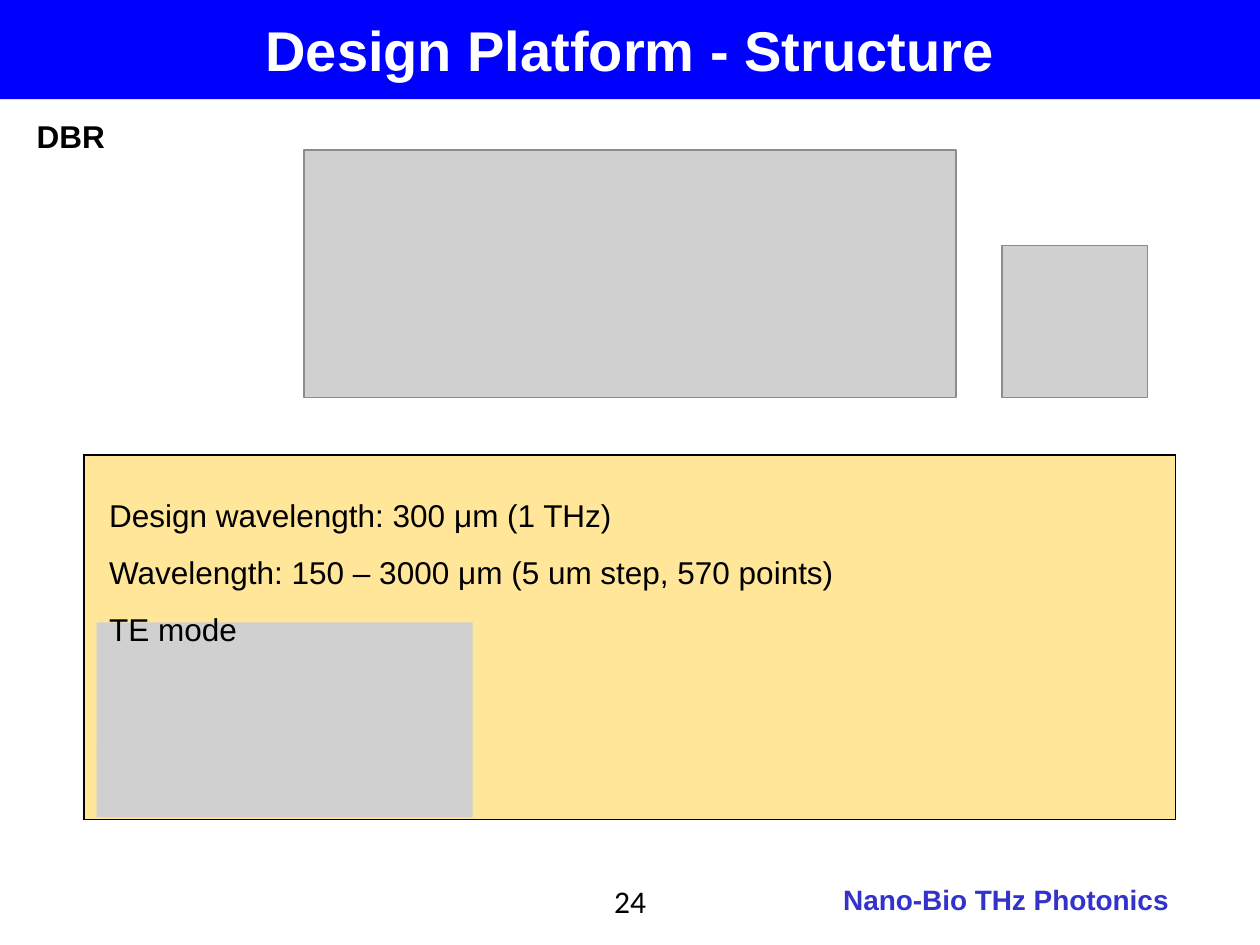
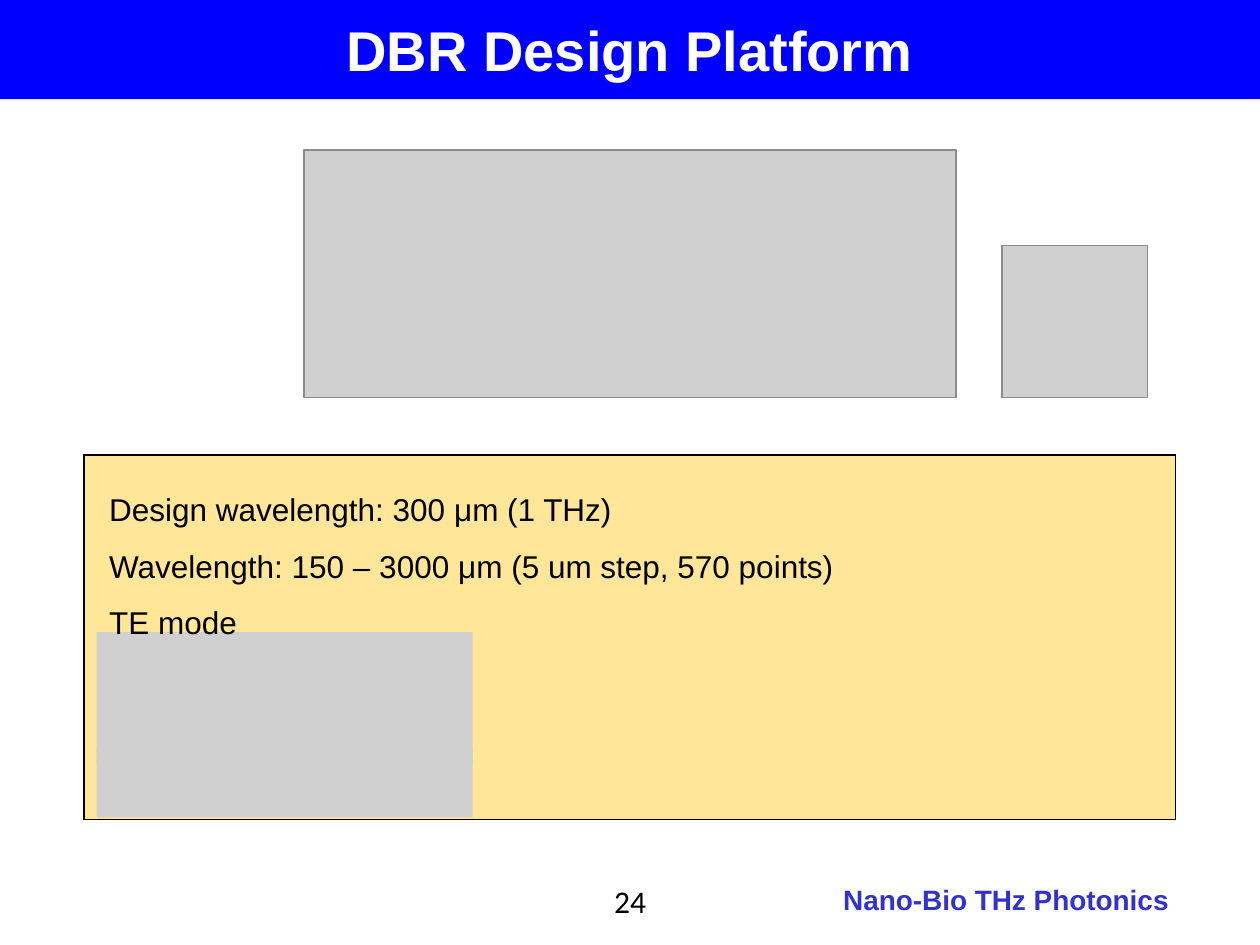
Before and after one commit to jglee96/NBTP_Lab, a slide deck: slide 24 of 개인/석사학위논문/Thesis_Presentation_v2.pptx. Drawn at 1260x945 pixels with LibreOffice and Linux fonts; fonts in the diff are those of the drawing; grey boxes stand for pictures; background and template pictures are left out. Boxes give left, top, right and bottom in pixels: in the first picture for what was removed or moved away, otherwise in the second. Text is boxed around its words. In the diff, an @@ line names an element or a change of style, - is before the commit and + after.

```diff
--- a/개인/석사학위논문/Thesis_Presentation_v2.pptx
+++ b/개인/석사학위논문/Thesis_Presentation_v2.pptx
@@ text in rectangle at box(346, 30, 912, 82): text changed @@
-Design Platform - Structure
+DBR Design Platform
@@ text removed at box(37, 126, 105, 148) @@
-DBR
@@ text "Design wavelength: 300 μm (1 ..." rewrapped from box(109, 504, 833, 642) to box(109, 498, 833, 640) @@
@@ picture: place and size @@
-picture at box(97, 622, 472, 755)
+picture at box(97, 633, 472, 765)
```
Also in this commit, not shown: 6 other slides changed, 1 slide added, 17 other files.
